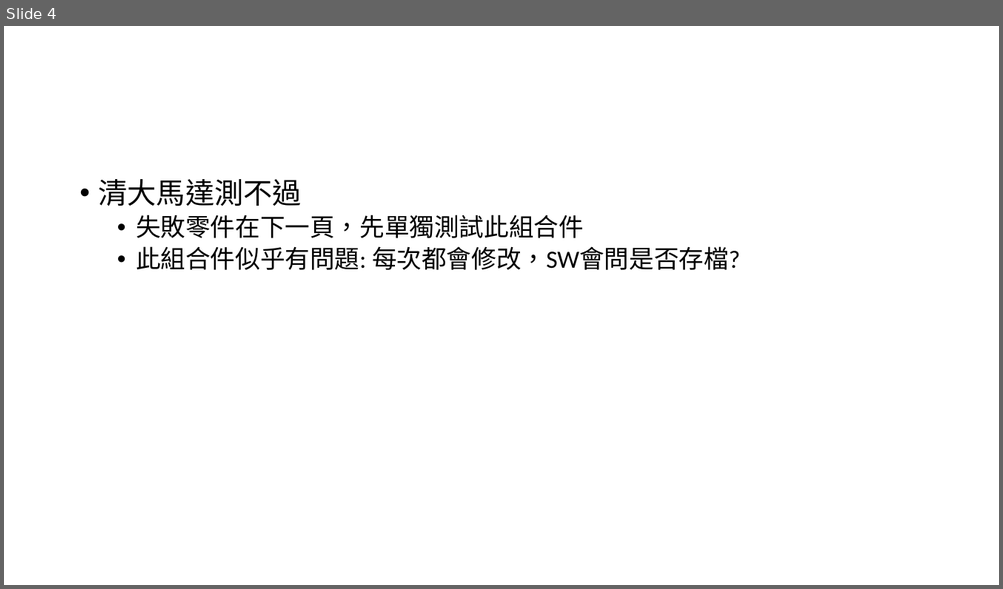
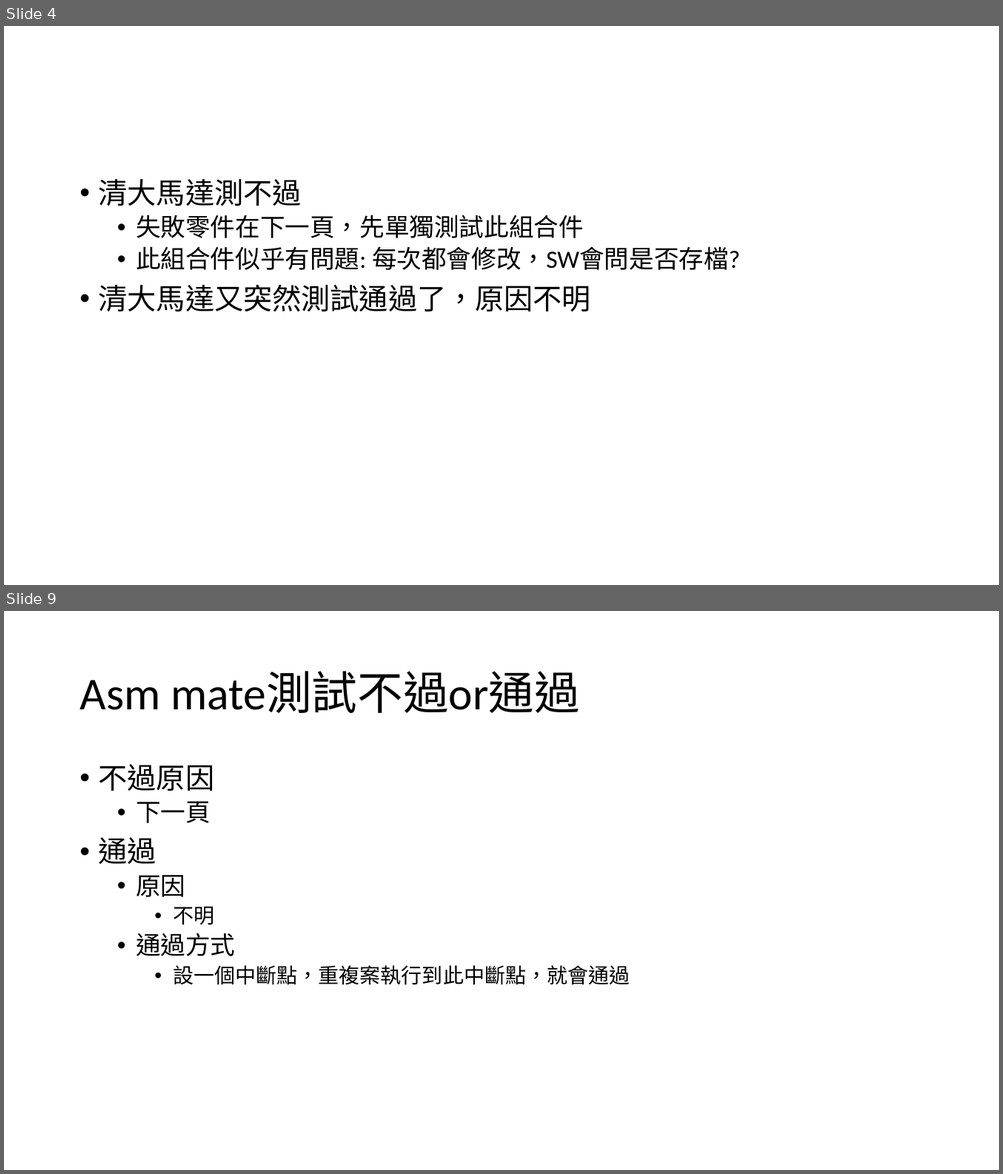
Before and after one commit to jackson-code/SolidWorsk-Add-in, a slide deck: SW測試進度.pptx. Shown one above the other, each under a label of ours: slide 4 before the commit, slides 4 and 9 after it; the slides between them are not shown. The pictures are 1003x589 and 1003x1174 pixels, drawn with LibreOffice and Linux fonts; fonts in the diff are those of the drawing. Boxes give left, top, right and bottom in pixels: in the first picture for what was removed or moved away, otherwise in the second. Text is boxed around its words. In the diff, an @@ line names an element or a change of style, - is before the commit and + after.

```diff
--- a/SW測試進度.pptx
+++ b/SW測試進度.pptx
@@ slide 9 added at (4, 611, 999, 1170), background #FFFFFF @@
@@ title added at (79, 672, 580, 713), 44 pt, text #000000 @@
+Asm mate測試不過or通過
@@ text added at (99, 764, 629, 985), 20 pt, text #000000 @@
+• 不過原因
+  • 下一頁
+• 通過
+  • 原因
+    • 不明
+  • 通過方式
+    • 設一個中斷點，重複案執行到此中斷點，就會通過
@@ slide 4 changed as well @@
@@ text at (99, 285, 591, 312): paragraph added @@
+• 清大馬達又突然測試通過了，原因不明
```
Also in this commit, not shown: 14 other slides added, 3 slides removed, 38 other files.
